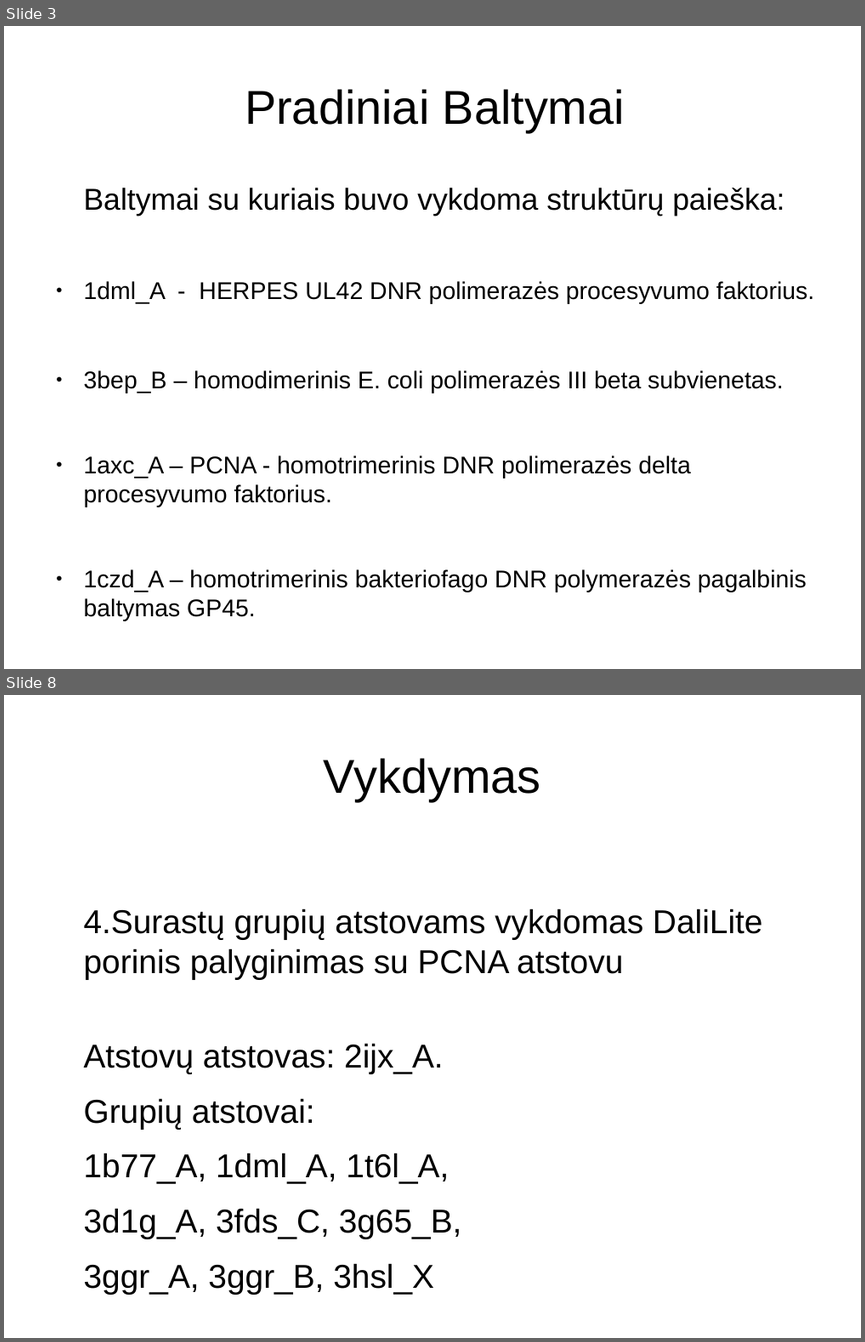
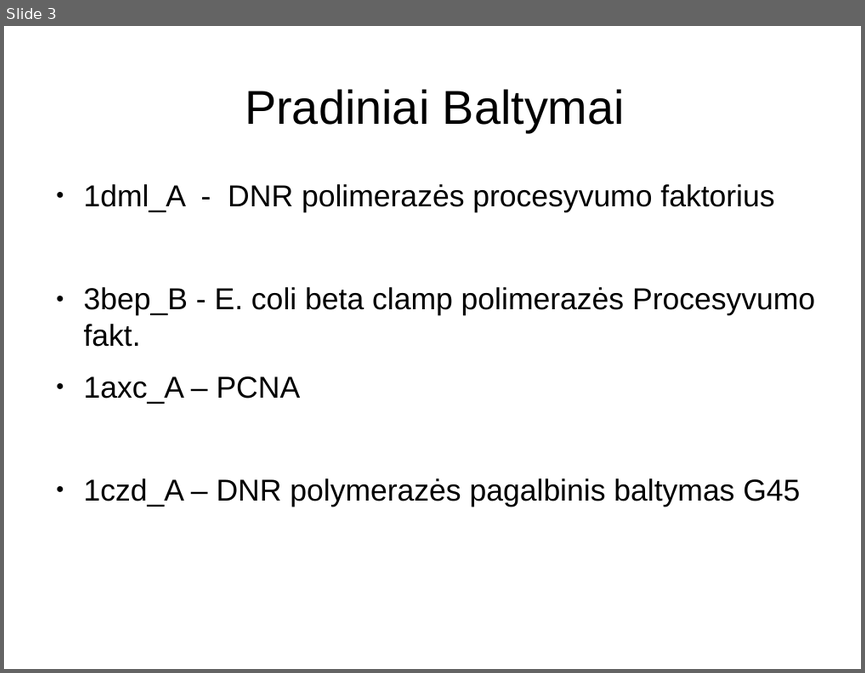
Before and after one commit to Luksys5/LT_programos, a slide deck: Kursinis.odp. Shown one above the other, each under a label of ours: slides 3 and 8 before the commit, slide 3 after it; the slides between them are not shown. The pictures are 865x1342 and 865x673 pixels, drawn with LibreOffice and Linux fonts; fonts in the diff are those of the drawing. Boxes give left, top, right and bottom in pixels: in the first picture for what was removed or moved away, otherwise in the second. Text is boxed around its words. In the diff, an @@ line names an element or a change of style, - is before the commit and + after.

```diff
--- a/Kursinis.odp
+++ b/Kursinis.odp
@@ slide 8 removed at box(4, 695, 861, 1338), background #FFFFFF @@
@@ title removed at box(324, 758, 541, 801) @@
-Vykdymas
@@ text removed at box(84, 908, 763, 1293) @@
-4.Surastų grupių atstovams vykdomas DaliLite porinis palyginimas su PCNA atstovu
-Atstovų atstovas: 2ijx_A.
-Grupių atstovai:
-1b77_A, 1dml_A, 1t6l_A,
-3d1g_A, 3fds_C, 3g65_B,
-3ggr_A, 3ggr_B, 3hsl_X
@@ slide 3 changed as well @@
@@ text at box(84, 184, 815, 506): text changed; size 22.4 to 28 pt @@
-Baltymai su kuriais buvo vykdoma struktūrų paieška:
-● 1dml_A - HERPES UL42 DNR polimerazės procesyvumo faktorius.
-● 3bep_B – homodimerinis E. coli polimerazės III beta subvienetas.
-● 1axc_A – PCNA - homotrimerinis DNR polimerazės delta procesyvumo faktorius.
-● 1czd_A – homotrimerinis bakteriofago DNR polymerazės pagalbinis baltymas GP45.
+● 1dml_A - DNR polimerazės procesyvumo faktorius
+● 3bep_B - E. coli beta clamp polimerazės Procesyvumo fakt.
+● 1axc_A – PCNA
+● 1czd_A – DNR polymerazės pagalbinis baltymas G45
```
Also in this commit, not shown: 1 other slide changed, 8 slides added, 11 other slides removed, 1 other file.
